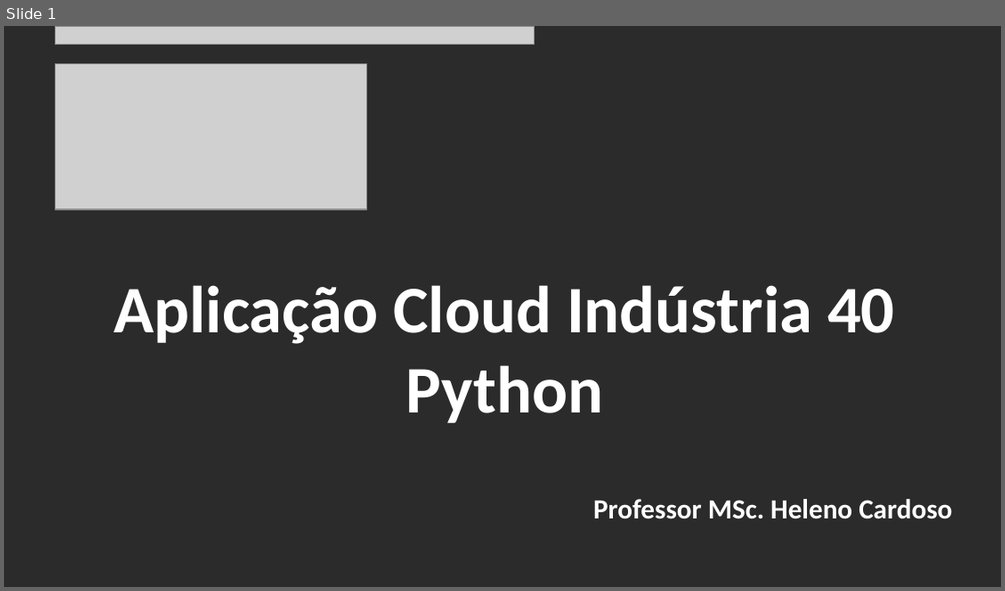
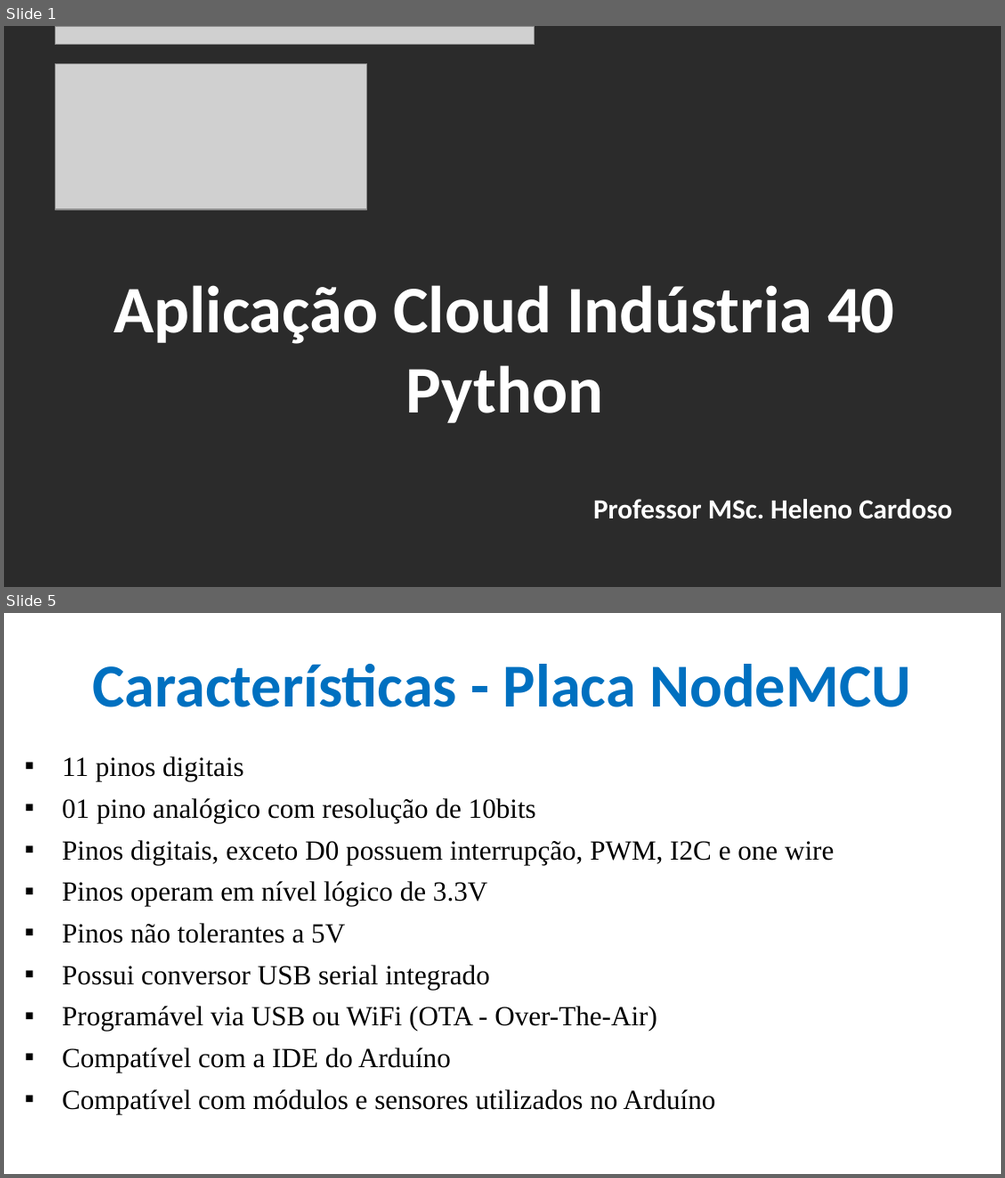
Before and after one commit to CloudEducationBrazil/WydenArea1AplicacaoCloudIndustria40Python, a slide deck: 01 Classes/Aula 05 - Aplicação Cloud Indústria 40 Python IoT Plataforma Nodemcu.pptx. Shown one above the other, each under a label of ours: slide 1 before the commit, slides 1 and 5 after it; the slides between them are not shown. The pictures are 1005x591 and 1005x1178 pixels, drawn with LibreOffice and Linux fonts; fonts in the diff are those of the drawing; grey boxes stand for pictures; background and template pictures are left out; a plain dark background stands for a picture behind light text. Boxes give left, top, right and bottom in pixels: in the first picture for what was removed or moved away, otherwise in the second. Text is boxed around its words. In the diff, an @@ line names an element or a change of style, - is before the commit and + after.

```diff
--- a/01 Classes/Aula 05 - Aplicação Cloud Indústria 40 Python IoT Plataforma Nodemcu.pptx
+++ b/01 Classes/Aula 05 - Aplicação Cloud Indústria 40 Python IoT Plataforma Nodemcu.pptx
@@ slide 5 added at bbox=[4, 613, 1001, 1174], background picture (left out) @@
@@ title added at bbox=[93, 664, 911, 707], 44 pt, text #0070C0, bold @@
+Características - Placa NodeMCU
@@ text added at bbox=[62, 756, 833, 1114], 20 pt, text #000000 @@
+▪ 11 pinos digitais
+▪ 01 pino analógico com resolução de 10bits
+▪ Pinos digitais, exceto D0 possuem interrupção, PWM, I2C e one wire
+▪ Pinos operam em nível lógico de 3.3V
+▪ Pinos não tolerantes a 5V
+▪ Possui conversor USB serial integrado
+▪ Programável via USB ou WiFi (OTA - Over-The-Air)
+▪ Compatível com a IDE do Arduíno
+▪ Compatível com módulos e sensores utilizados no Arduíno
```
Also in this commit, not shown: 6 slides changed, 15 other slides added.
